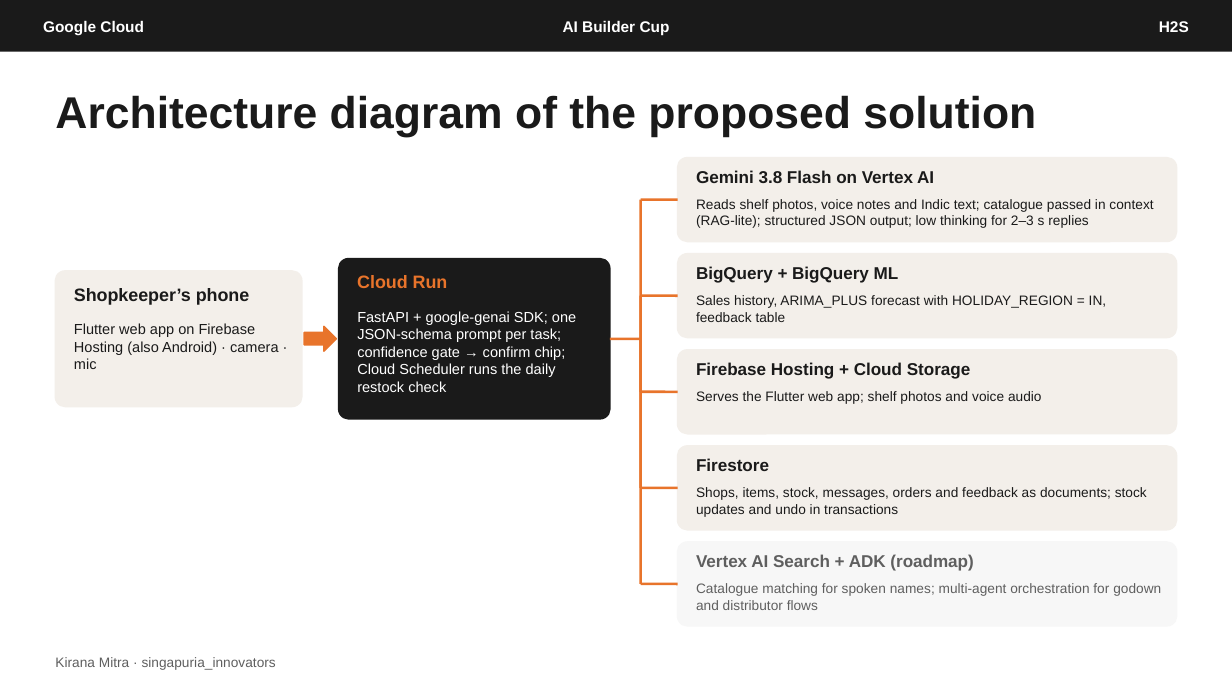
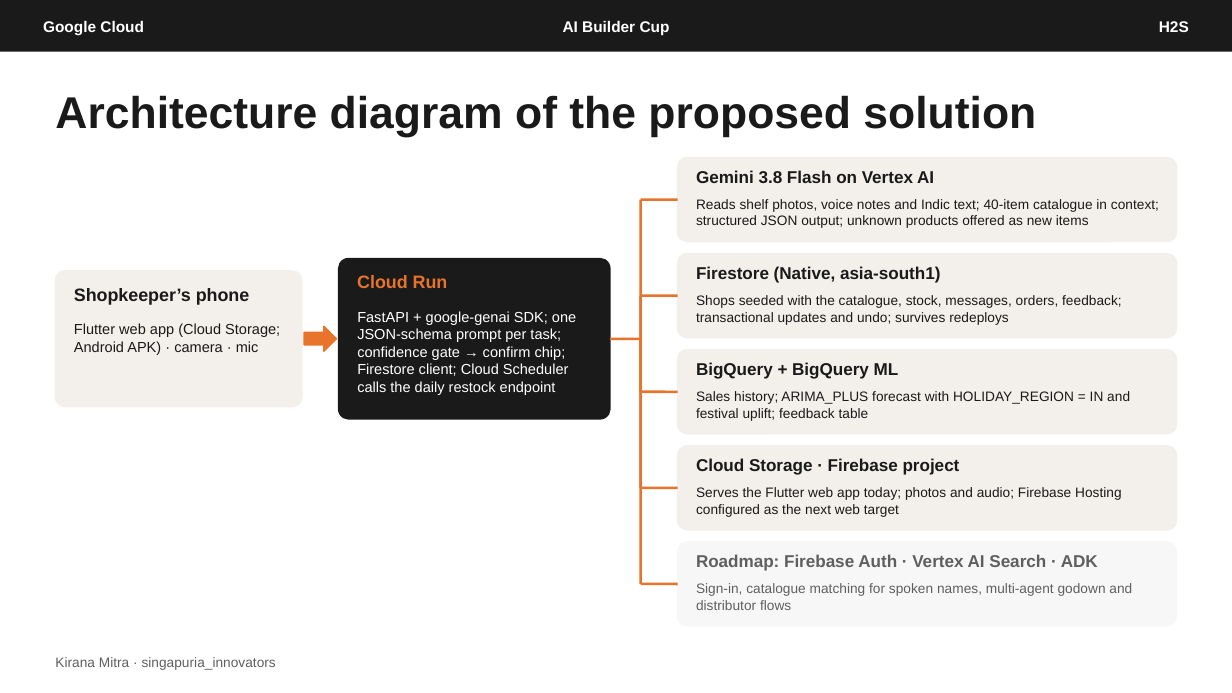
Before and after one commit to CuriousCoder2024/kirana-mitra, a slide deck: slide 7 of docs/submission/Kirana-Mitra-AI-Builder-Cup-Submission.pptx. Drawn at 1232x693 pixels with LibreOffice and Linux fonts; fonts in the diff are those of the drawing. Boxes give left, top, right and bottom in pixels: in the first picture for what was removed or moved away, otherwise in the second. Text is boxed around its words. In the diff, an @@ line names an element or a change of style, - is before the commit and + after.

```diff
--- a/docs/submission/Kirana-Mitra-AI-Builder-Cup-Submission.pptx
+++ b/docs/submission/Kirana-Mitra-AI-Builder-Cup-Submission.pptx
@@ text at bbox=[696, 199, 1159, 228]: text changed @@
-Reads shelf photos, voice notes and Indic text; catalogue passed in context (RAG-lite); structured JSON output; low thinking for 2–3 s replies
+Reads shelf photos, voice notes and Indic text; 40-item catalogue in context; structured JSON output; unknown products offered as new items
@@ text added at bbox=[696, 266, 940, 283], 10 pt, text #1A1A1A, bold @@
+Firestore (Native, asia-south1)
@@ text at bbox=[696, 295, 1122, 325]: text changed @@
-Sales history, ARIMA_PLUS forecast with HOLIDAY_REGION = IN, feedback table
+Shops seeded with the catalogue, stock, messages, orders, feedback; transactional updates and undo; survives redeploys
@@ text at bbox=[74, 323, 280, 355]: text changed @@
-Flutter web app on Firebase Hosting (also Android) · camera · mic
+Flutter web app (Cloud Storage; Android APK) · camera · mic
@@ text at bbox=[357, 311, 576, 395]: text changed @@
-FastAPI + google-genai SDK; one JSON-schema prompt per task; confidence gate → confirm chip; Cloud Scheduler runs the daily restock check
+FastAPI + google-genai SDK; one JSON-schema prompt per task; confidence gate → confirm chip; Firestore client; Cloud Scheduler calls the daily restock endpoint
@@ text "BigQuery + BigQuery ML": place and size @@
-text "BigQuery + BigQuery ML" at bbox=[696, 266, 899, 283]
+text "BigQuery + BigQuery ML" at bbox=[696, 362, 899, 379]
@@ text removed at bbox=[696, 362, 971, 379] @@
-Firebase Hosting + Cloud Storage
@@ text at bbox=[696, 391, 1130, 421]: text changed @@
-Serves the Flutter web app; shelf photos and voice audio
+Sales history; ARIMA_PLUS forecast with HOLIDAY_REGION = IN and festival uplift; feedback table
@@ text at bbox=[696, 458, 960, 475]: text changed @@
-Firestore
+Cloud Storage · Firebase project
@@ text at bbox=[696, 487, 1121, 517]: text changed @@
-Shops, items, stock, messages, orders and feedback as documents; stock updates and undo in transactions
+Serves the Flutter web app today; photos and audio; Firebase Hosting configured as the next web target
@@ text at bbox=[696, 554, 1098, 571]: text changed @@
-Vertex AI Search + ADK (roadmap)
+Roadmap: Firebase Auth · Vertex AI Search · ADK
@@ text at bbox=[696, 583, 1132, 610]: text changed @@
-Catalogue matching for spoken names; multi-agent orchestration for godown and distributor flows
+Sign-in, catalogue matching for spoken names, multi-agent godown and distributor flows
```
Also in this commit, not shown: 2 other slides changed, 1 other file.
